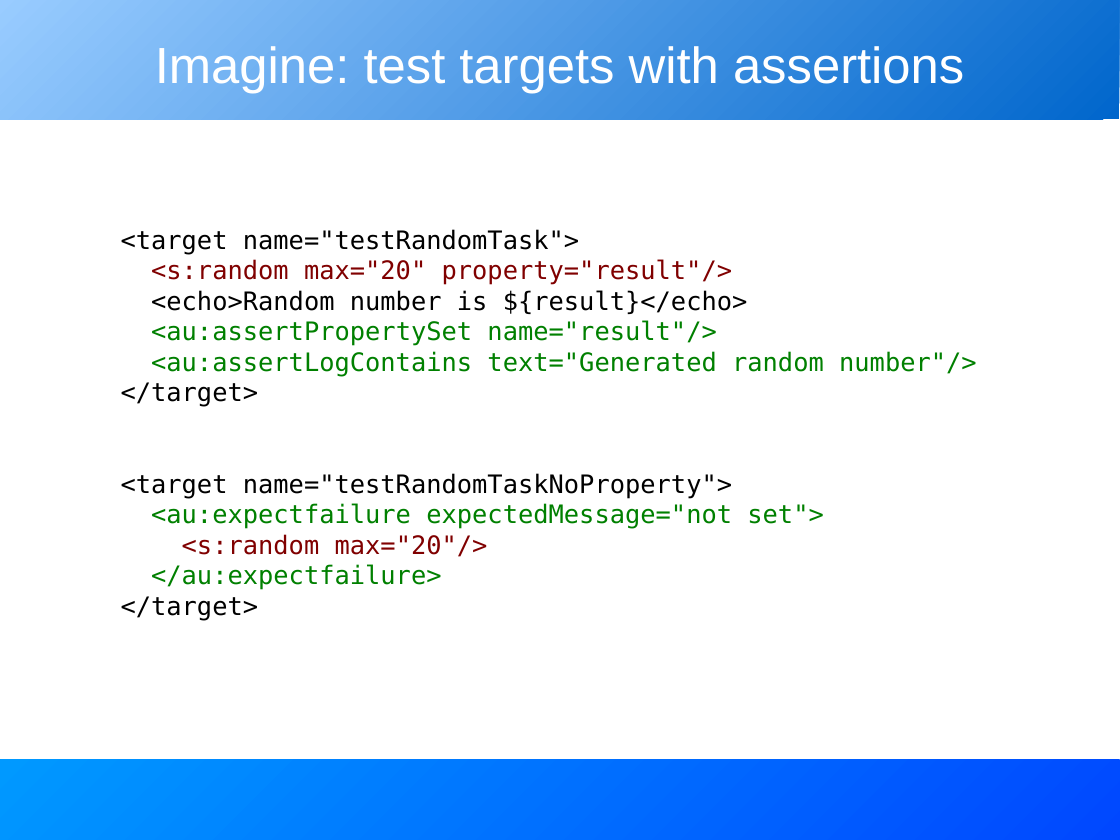
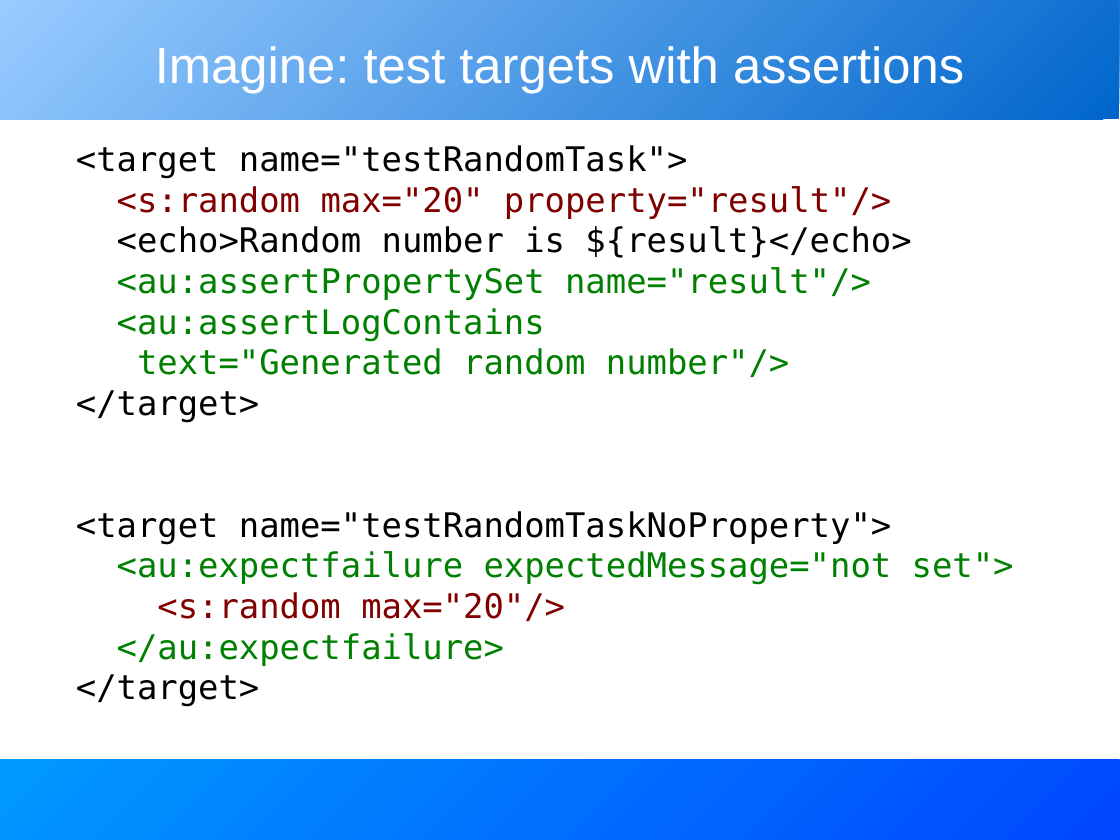
Before and after one commit to BeatrizTercero/repoSvnAnt, a slide deck: slide 10 of core/trunk/docs/slides/extending_ant.odp. Drawn at 1120x840 pixels with LibreOffice and Linux fonts; fonts in the diff are those of the drawing. Boxes give left, top, right and bottom in pixels: in the first picture for what was removed or moved away, otherwise in the second. Text is boxed around its words. In the diff, an @@ line names an element or a change of style, - is before the commit and + after.

```diff
--- a/core/trunk/docs/slides/extending_ant.odp
+++ b/core/trunk/docs/slides/extending_ant.odp
@@ text "<target name="testRandomTask">": place and size @@
-text "<target name="testRandomTask">" at <box>121,229,977,621</box>
+text "<target name="testRandomTask">" at <box>76,145,1014,706</box>
@@ text at <box>76,145,1014,706</box>: size 18 to 24 pt in "<target name="testRandomTask">", "<s:random max="20" property="result"/>", "<echo>Random number is ${result}</echo>", "<au:assertPropertySet name="result"/>" and 6 more places @@
@@ text at <box>117,308,789,377</box>: text changed; size 18 to 24 pt @@
-<au:assertLogContains text="Generated random number"/>
+<au:assertLogContains
+text="Generated random number"/>
```
Also in this commit, not shown: 7 other slides changed.
